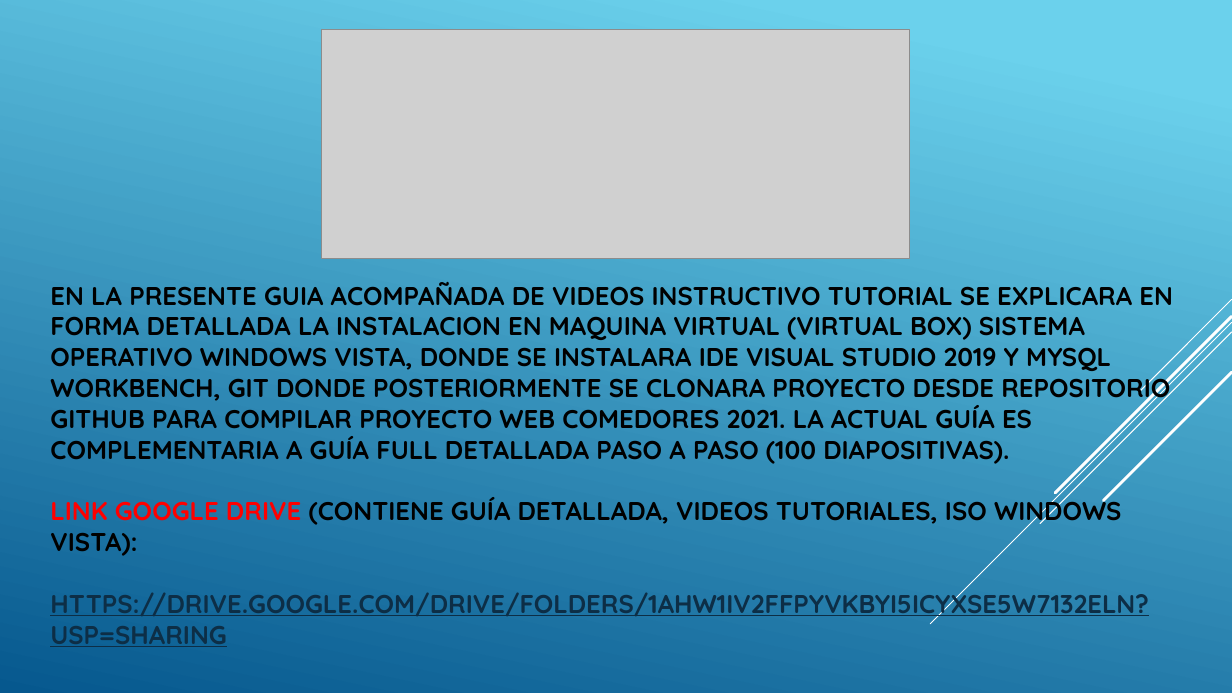
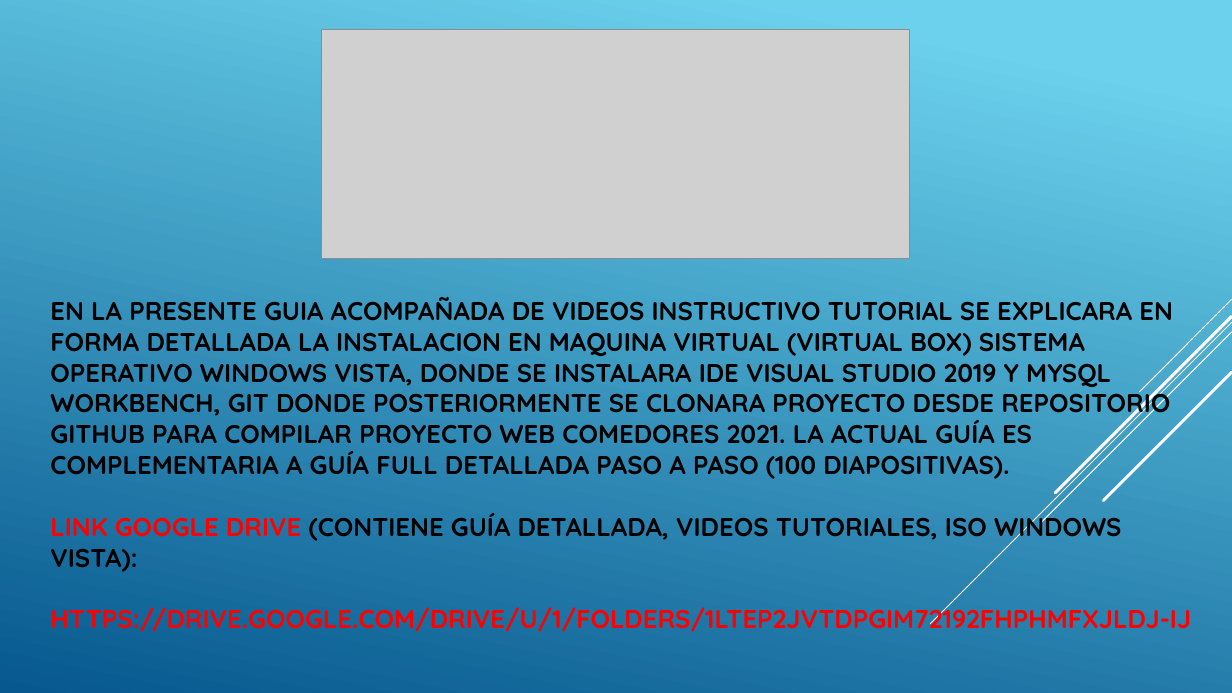
Before and after one commit to FedeConciencia/Proyecto_Final_Comedores_2021, a slide deck: slide 2 of Guia Detallada Instalacion y Ejecucion Proyecto/GUIA DETALLA CONFIGURACION PROYECTO.pptx. Drawn at 1232x693 pixels with LibreOffice and Linux fonts; fonts in the diff are those of the drawing; grey boxes stand for pictures. Boxes give left, top, right and bottom in pixels: in the first picture for what was removed or moved away, otherwise in the second. Text is boxed around its words. In the diff, an @@ line names an element or a change of style, - is before the commit and + after.

Commit message:
Se actualiza Guia Detallada Instalacion y Ejecucion Proyecto + archivo README.txt

```diff
--- a/Guia Detallada Instalacion y Ejecucion Proyecto/GUIA DETALLA CONFIGURACION PROYECTO.pptx
+++ b/Guia Detallada Instalacion y Ejecucion Proyecto/GUIA DETALLA CONFIGURACION PROYECTO.pptx
@@ title at box(50, 297, 1191, 632): text changed @@
-EN LA PRESENTE GUIA ACOMPAÑADA DE VIDEOS INSTRUCTIVO TUTORIAL SE EXPLICARA EN FORMA DETALLADA LA INSTALACION EN MAQUINA VIRTUAL (VIRTUAL BOX) SISTEMA OPERATIVO WINDOWS VISTA, DONDE SE INSTALARA IDE VISUAL STUDIO 2019 Y MYSQL WORKBENCH, GIT DONDE POSTERIORMENTE SE CLONARA PROYECTO DESDE REPOSITORIO GITHUB PARA COMPILAR PROYECTO WEB COMEDORES 2021. LA ACTUAL GUÍA ES COMPLEMENTARIA A GUÍA FULL DETALLADA PASO A PASO (100 DIAPOSITIVAS).
-LINK GOOGLE DRIVE (CONTIENE GUÍA DETALLADA, VIDEOS TUTORIALES, ISO WINDOWS VISTA):
-HTTPS://DRIVE.GOOGLE.COM/DRIVE/FOLDERS/1AHW1IV2FFPYVKBYI5ICYXSE5W7132ELN?USP=SHARING
+EN LA PRESENTE GUIA ACOMPAÑADA DE VIDEOS INSTRUCTIVO TUTORIAL SE EXPLICARA EN FORMA DETALLADA LA INSTALACION EN MAQUINA VIRTUAL (VIRTUAL BOX) SISTEMA OPERATIVO WINDOWS VISTA, DONDE SE INSTALARA IDE VISUAL STUDIO 2019 Y MYSQL WORKBENCH, GIT DONDE POSTERIORMENTE SE CLONARA PROYECTO DESDE REPOSITORIO GITHUB PARA COMPILAR PROYECTO WEB COMEDORES 2021. LA ACTUAL GUÍA ES COMPLEMENTARIA A GUÍA FULL DETALLADA PASO A PASO (100 DIAPOSITIVAS).
+LINK GOOGLE DRIVE (CONTIENE GUÍA DETALLADA, VIDEOS TUTORIALES, ISO WINDOWS VISTA):
+HTTPS://DRIVE.GOOGLE.COM/DRIVE/U/1/FOLDERS/1LTEP2JVTDPGIM72192FHPHMFXJLDJ-IJ
```
Also in this commit, not shown: 1 other slide changed, 1 other file.
